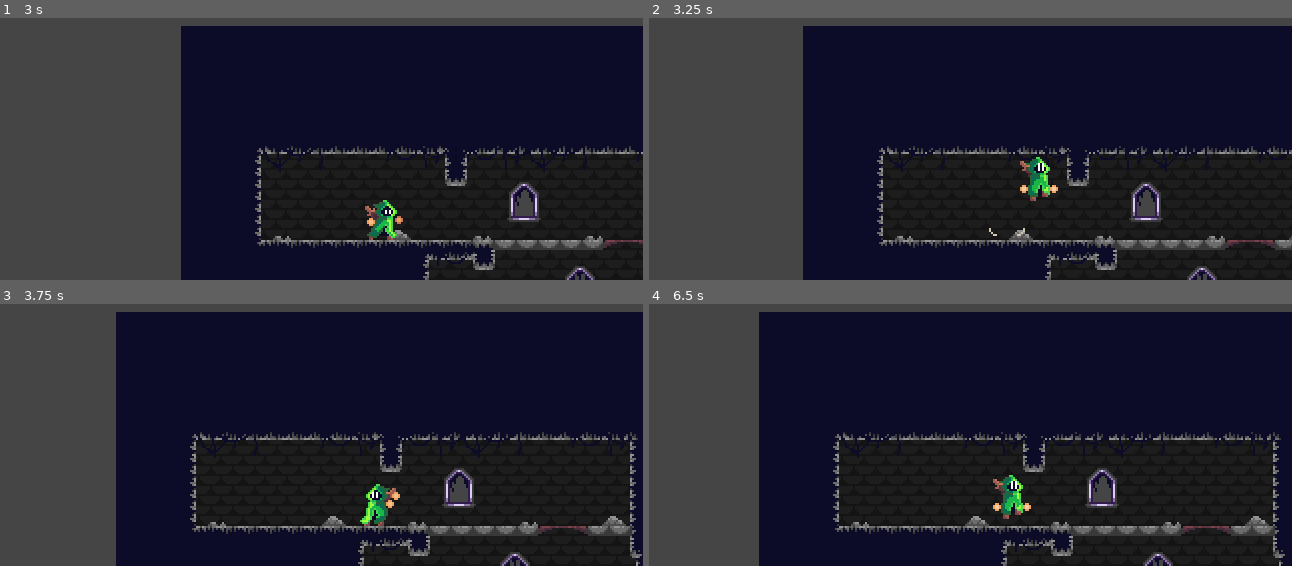
Above: before the commit, frames 1-4 (two rows, left to right).
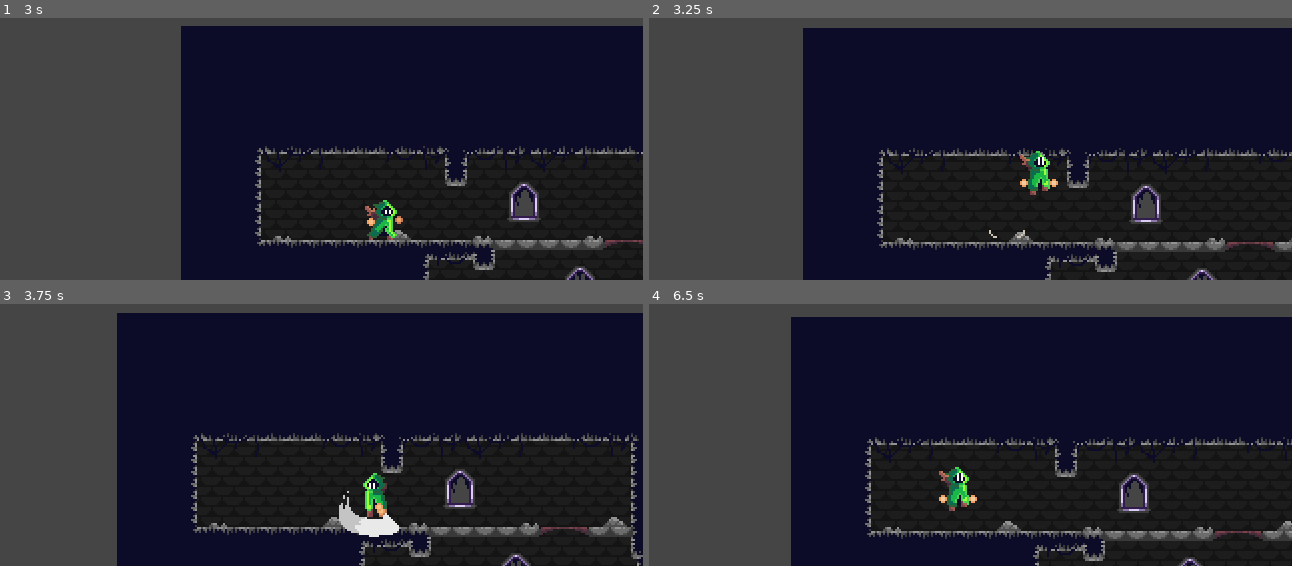
Above: after the commit, the same moments.

Repository: KrzysztofStaron/actionPlatformer
Game: Godot game, scene res://scenes/game.tscn
The game is run twice, just before and just after one commit, with the same random seed, the same clock (stepped at 60 frames per second) and the same inputs.
Inputs (mouse positions are in pixels of both pictures, inside the frame that each line leads up to):
- Up to frame 1 (3 s): move the mouse to (450, 67) at 0.52 s; press the mouse at (450, 67) at 0.53 s; hold D (move_right) 0.53-1.28 s; tap Space (jump) at 0.77, 1.52 s; move the mouse to (167, 107) at 1.27 s; release the mouse at (167, 107) at 1.28 s; hold S (move_down) 1.28-2.03 s; tap Ctrl (walk) at 1.35, 2.85 s; move the mouse to (outside the picture) at 2.02 s; press the mouse at (outside the picture) at 2.03 s; hold D (move_right) from 2.03 s (still down); move the mouse to (270, 164) at 2.77 s; release the mouse at (270, 164) at 2.78 s
- Up to frame 2 (3.25 s): keep holding D (move_right); tap Space (jump) at 3.02 s
- Up to frame 3 (3.75 s): move the mouse to (507, 432) at 3.52 s; release D (move_right) at 3.53 s; press the mouse at (507, 432) at 3.53 s; hold A (move_left) from 3.53 s (still down)
- Up to frame 4 (6.5 s): tap Space (jump) at 3.77, 4.52, 6.02 s; move the mouse to (745, 317) at 4.27 s; release the mouse at (745, 317) at 4.28 s; tap Ctrl (walk) at 4.35, 5.85 s; move the mouse to (983, 374) at 5.02 s; release A (move_left) at 5.03 s; press the mouse at (983, 374) at 5.03 s; hold S (move_down) 5.03-5.78 s; move the mouse to (outside the picture) at 5.77 s; release the mouse at (outside the picture) at 5.78 s; hold D (move_right) from 5.78 s (still down)

Frame 1 is identical in both runs. In frame 2, 4.8% of the frame differs, in the area x 23-100%, y 3-100%; in frame 3, 4.7%; in frame 4, 14%, in the area x 17-100%, y 3-100%.

Commit message:
working platforms

Diff:
--- a/map/map.tscn
+++ b/map/map.tscn
@@ -1,7 +1,7 @@
 [gd_scene load_steps=3 format=2]
 
 [ext_resource path="res://map/Demo_mapp.png" type="Texture" id=1]
-[ext_resource path="res://map/platform.gd" type="Script" id=2]
+[ext_resource path="res://map/platform.tscn" type="PackedScene" id=2]
 
 [node name="map" type="StaticBody2D"]
 collision_mask = 0
@@ -12,7 +12,17 @@
 [node name="map collision" type="CollisionPolygon2D" parent="."]
 polygon = PoolVector2Array( 194, 32, 194, -4, 24, -4, -45, -4, -45, -25, -45, -41, -97, -41, -97, -99, -45, -99, 10, -9 …(921 unchanged characters)…
 
-[node name="platform" type="CollisionPolygon2D" parent="."]
-polygon = PoolVector2Array( -39, -143, -15, -143, -15, -138, -39, -138 )
-one_way_collision = true
-script = ExtResource( 2 )
+[node name="platform" parent="." instance=ExtResource( 2 )]
+polygon = PoolVector2Array( -15, -138, -39, -138, -39, -143, -15, -143 )
+
+[node name="platform2" parent="." instance=ExtResource( 2 )]
+position = Vector2( 183, 175 )
+polygon = PoolVector2Array( -42, -143, -14, -143, -14, -138, -42, -138 )
+
+[node name="platform3" parent="." instance=ExtResource( 2 )]
+position = Vector2( 119, 219 )
+polygon = PoolVector2Array( -39, -152, -17, -152, -17, -148, -39, -148 )
+
+[node name="platform4" parent="." instance=ExtResource( 2 )]
+position = Vector2( 92, 98 )
+polygon = PoolVector2Array( -12, 8, 10, 8, 10, 12, -12, 12 )
--- a/map/platform.gd
+++ b/map/platform.gd
@@ -1,5 +1,18 @@
 extends CollisionPolygon2D
+onready var timer := Timer.new()
 
+func _ready() -> void:
+	timer.wait_time = 0.2
+	timer.connect("timeout", self, "_on_timer_timeout")
+	add_child(timer)
 
-func _process(delta: float) -> void:
-	disabled = Input.is_action_pressed("move_down")
+func _process(_delta: float) -> void:
+	if Input.is_action_pressed("move_down"):
+		disabled = true
+		timer.wait_time = 0.2
+		timer.start()
+
+func _on_timer_timeout():
+	disabled = false
+	timer.stop()
+	timer.wait_time = 0.2
--- /dev/null
+++ b/map/platform.tscn
@@ -0,0 +1,7 @@
+[gd_scene load_steps=2 format=2]
+
+[ext_resource path="res://map/platform.gd" type="Script" id=1]
+
+[node name="platform" type="CollisionPolygon2D"]
+one_way_collision = true
+script = ExtResource( 1 )
--- a/player/player.tscn
+++ b/player/player.tscn
@@ -14,7 +14,6 @@
 [ext_resource path="res://player/data/atack.gd" type="Script" id=12]
 [ext_resource path="res://player/textures/fall.png" type="Texture" id=13]
 [ext_resource path="res://player/animationState.tres" type="AnimationNodeStateMachine" id=14]
-[ext_resource path="res://tilesets/map/map.png" type="Texture" id=15]
 [ext_resource path="res://player/textures/airAtack.png" type="Texture" id=16]
 
 [sub_resource type="ShaderMaterial" id=25]
@@ -22,9 +21,8 @@
 shader_param/flashColor = Color( 1, 1, 1, 1 )
 shader_param/flash = 0.0
 
-[sub_resource type="CapsuleShape2D" id=24]
-radius = 6.0
-height = 12.0
+[sub_resource type="RectangleShape2D" id=64]
+extents = Vector2( 5, 10.5 )
 
 [sub_resource type="Animation" id=63]
 resource_name = "airSwordAtack"
@@ -191,18 +189,6 @@
 "times": PoolRealArray(  ),
 "transitions": PoolRealArray(  ),
 "values": [  ]
-}
-tracks/5/type = "value"
-tracks/5/path = NodePath("Sprite2:material:shader_param/alfa")
-tracks/5/interp = 1
-tracks/5/loop_wrap = true
-tracks/5/imported = false
-tracks/5/enabled = true
-tracks/5/keys = {
-"times": PoolRealArray( 0, 0.15 ),
-"transitions": PoolRealArray( 1, 1 ),
-"update": 0,
-"values": [ 0.0, 1.0 ]
 }
 
 [sub_resource type="Animation" id=59]
@@ -643,19 +629,6 @@
 [sub_resource type="CircleShape2D" id=12]
 radius = 3.0
 
-[sub_resource type="Shader" id=61]
-code = "shader_type canvas_item;
-
-uniform float alfa;
-
-void fragment() {
-	COLOR = vec4(0, 0, 0, alfa);
-}"
-
-[sub_resource type="ShaderMaterial" id=62]
-shader = SubResource( 61 )
-shader_param/alfa = 0.0
-
 [node name="player" type="KinematicBody2D" groups=["player"]]
 pause_mode = 2
 z_index = 5
@@ -670,7 +643,8 @@
 vframes = 2
 
 [node name="collision" type="CollisionShape2D" parent="."]
-shape = SubResource( 24 )
+position = Vector2( -1, 1.5 )
+shape = SubResource( 64 )
 
 [node name="data" type="Node" parent="."]
 
@@ -723,12 +697,5 @@
 scale = Vector2( 2.583, 2.813 )
 polygon = PoolVector2Array( 3.87097, -4.97778, 3.87097, 3.91111, -0.387097, 3.91111, -0.387097, -4.97778 )
 
-[node name="Sprite2" type="Sprite" parent="."]
-material = SubResource( 62 )
-position = Vector2( 1, -3 )
-scale = Vector2( 7.57143, 13.9167 )
-z_index = -1
-texture = ExtResource( 15 )
-
 [connection signal="body_entered" from="groundSensor" to="data/move" method="update_grounded"]
 [connection signal="body_exited" from="groundSensor" to="data/move" method="update_grounded"]
Not shown: 1 places in player/player.tscn that only renumber resources
